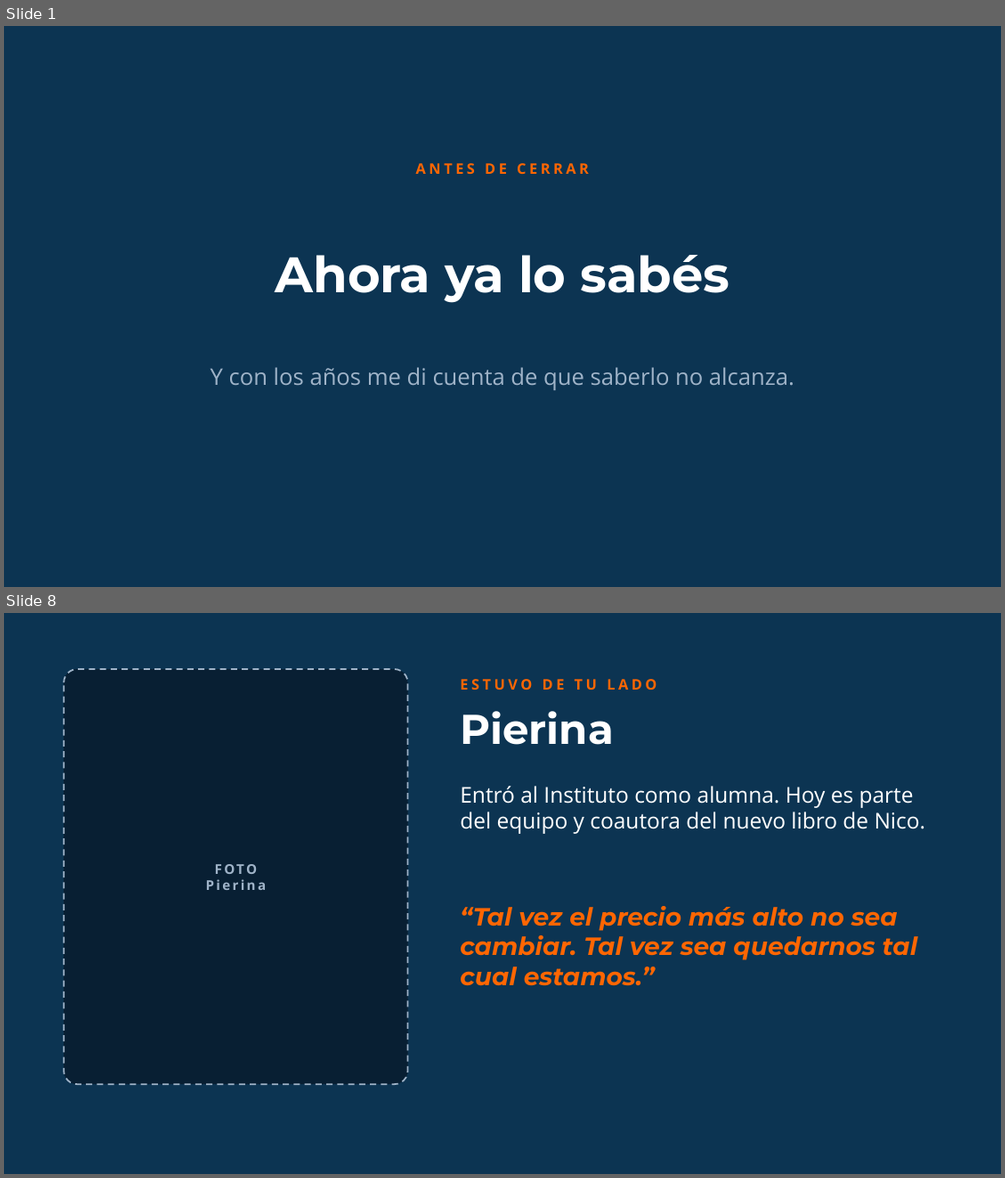
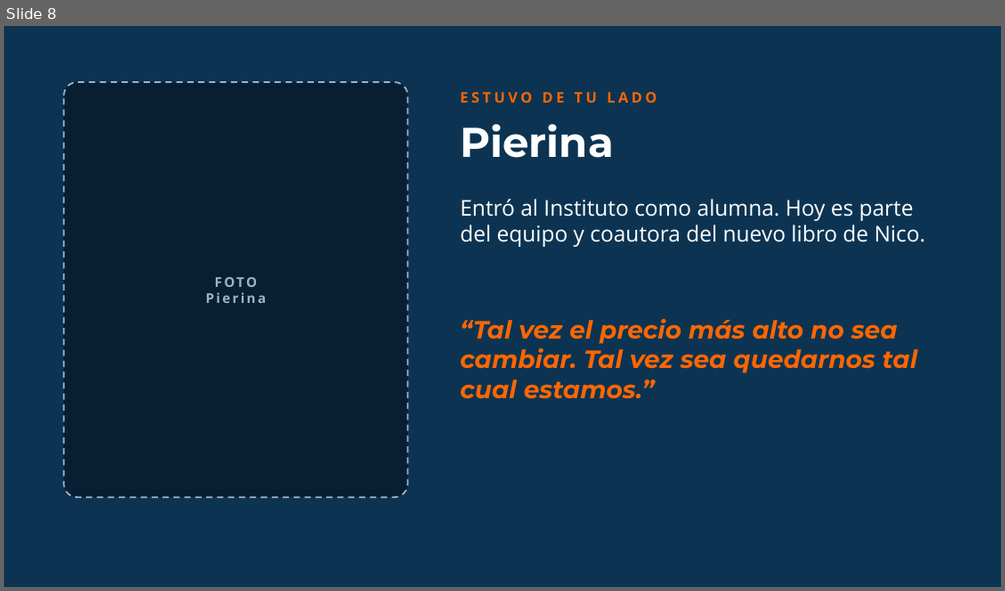
Before and after one commit to rolandopaypal9823/detodo, a slide deck: landing-siempre-on/masterclass-27-octubre/pitch-comunidad-productiva.pptx. Shown one above the other, each under a label of ours: slides 1 and 8 before the commit, slide 8 after it; the slides between them are not shown. The pictures are 1005x1178 and 1005x591 pixels, drawn with LibreOffice and Linux fonts; fonts in the diff are those of the drawing; background and template pictures are left out. Boxes give left, top, right and bottom in pixels: in the first picture for what was removed or moved away, otherwise in the second. Text is boxed around its words. In the diff, an @@ line names an element or a change of style, - is before the commit and + after.

```diff
--- a/landing-siempre-on/masterclass-27-octubre/pitch-comunidad-productiva.pptx
+++ b/landing-siempre-on/masterclass-27-octubre/pitch-comunidad-productiva.pptx
@@ slide 1 removed at [4, 26, 1001, 587], background #0C3452 @@
@@ text removed at [416, 163, 589, 174] @@
-ANTES DE CERRAR
@@ title removed at [275, 255, 729, 303] @@
-Ahora ya lo sabés
@@ text removed at [210, 367, 794, 390] @@
-Y con los años me di cuenta de que saberlo no alcanza.
```
Also in this commit, not shown: 7 slides changed, 8 slides added, 4 other slides removed.
